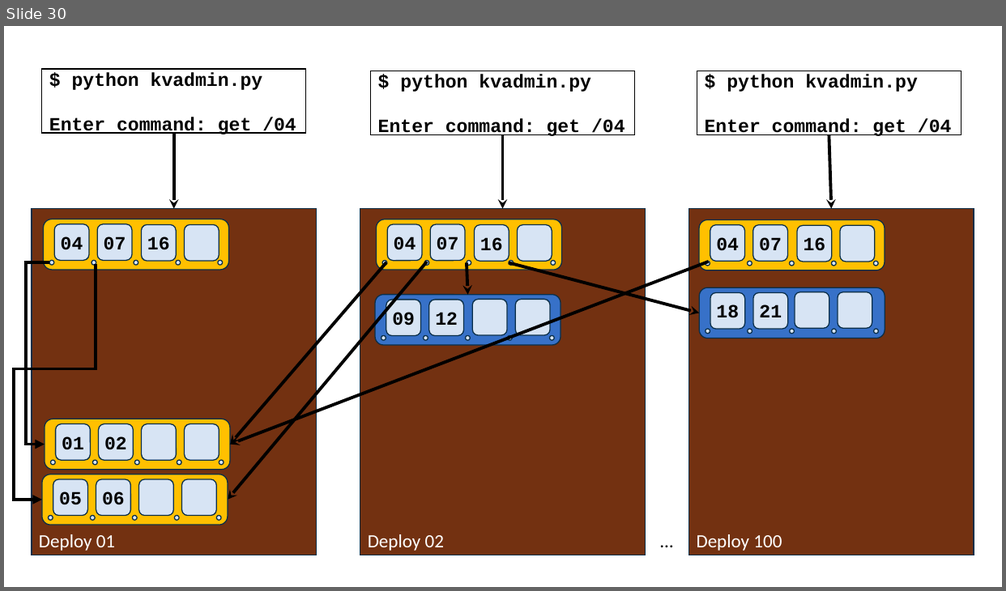
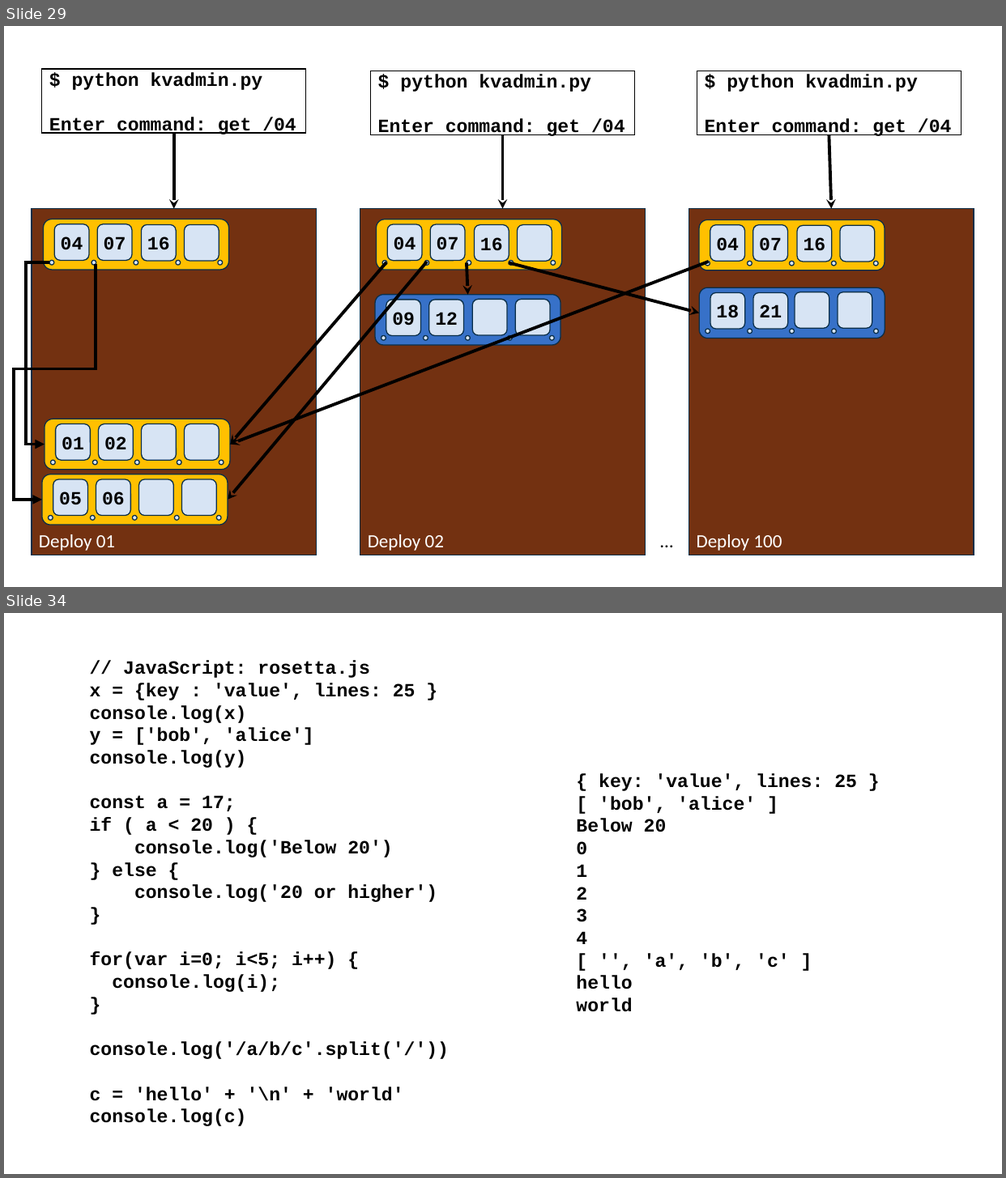
Before and after one commit to csev/pg4e, a slide deck: lectures/07-DenoKV.pptx. Shown one above the other, each under a label of ours: slide 30 before the commit, slides 29 and 34 after it; the slides between them are not shown. The pictures are 1006x591 and 1006x1178 pixels, drawn with LibreOffice and Linux fonts; fonts in the diff are those of the drawing. Boxes give left, top, right and bottom in pixels: in the first picture for what was removed or moved away, otherwise in the second. Text is boxed around its words. In the diff, an @@ line names an element or a change of style, - is before the commit and + after.

```diff
--- a/lectures/07-DenoKV.pptx
+++ b/lectures/07-DenoKV.pptx
@@ slide 34 added at bbox=[4, 613, 1002, 1174], background #FFFFFF @@
@@ text added at bbox=[90, 660, 450, 1127], 18 pt, text #000000, bold @@
+// JavaScript: rosetta.js
+x = {key : 'value', lines: 25 }
+console.log(x)
+y = ['bob', 'alice']
+console.log(y)
+const a = 17;
+if ( a < 20 ) {
+console.log('Below 20')
+} else {
+console.log('20 or higher')
+}
+for(var i=0; i<5; i++) {
+console.log(i);
+}
+console.log('/a/b/c'.split('/'))
+c = 'hello' + '\n' + 'world'
+console.log(c)
@@ text added at bbox=[576, 773, 857, 1012], 18 pt, text #000000, bold @@
+{ key: 'value', lines: 25 }
+[ 'bob', 'alice' ]
+Below 20
+0
+1
+2
+3
+4
+[ '', 'a', 'b', 'c' ]
+hello
+world
@@ what was slide 30 is now slide 29 @@
```
Also in this commit, not shown: 3 slides changed, 8 other slides added, 1 slide removed, 3 other files.
